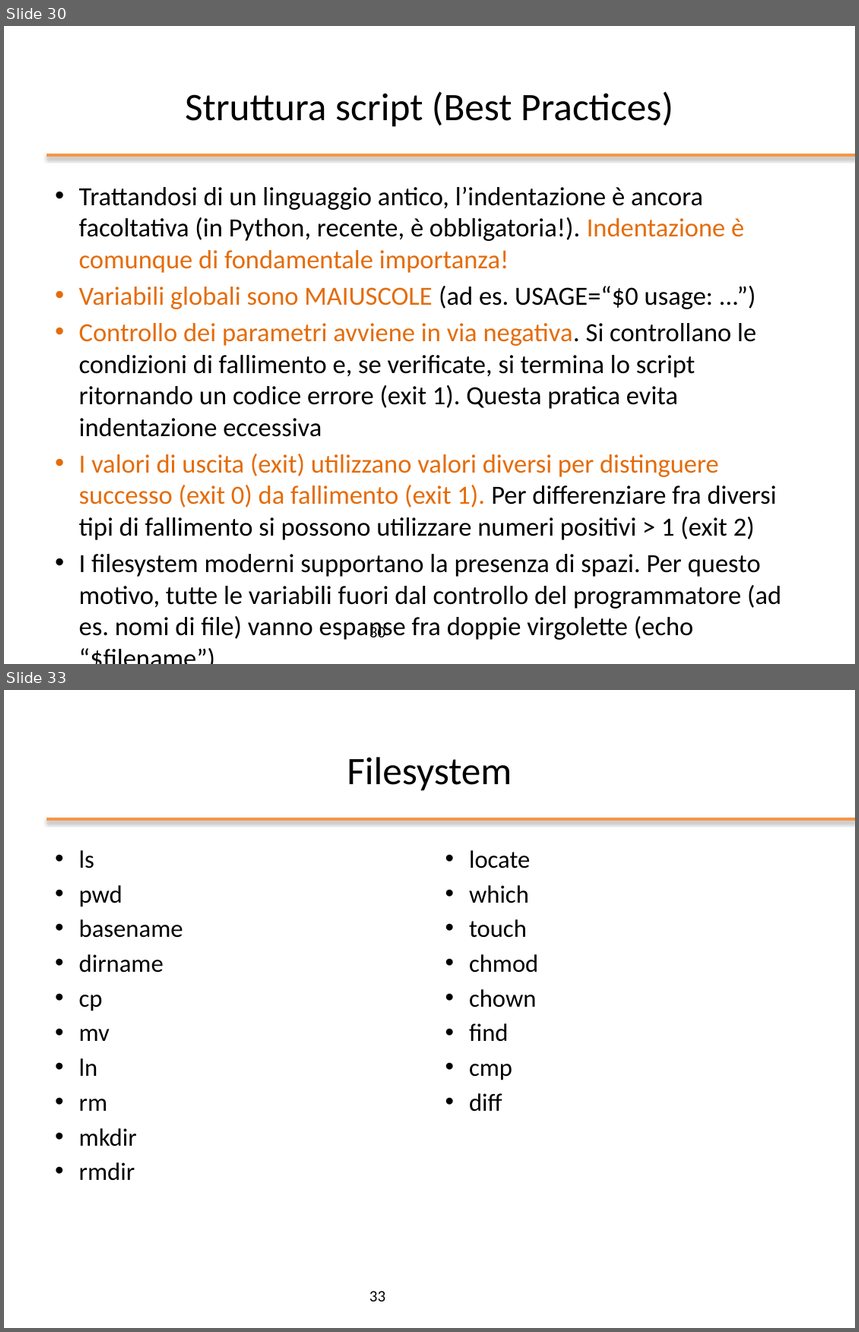
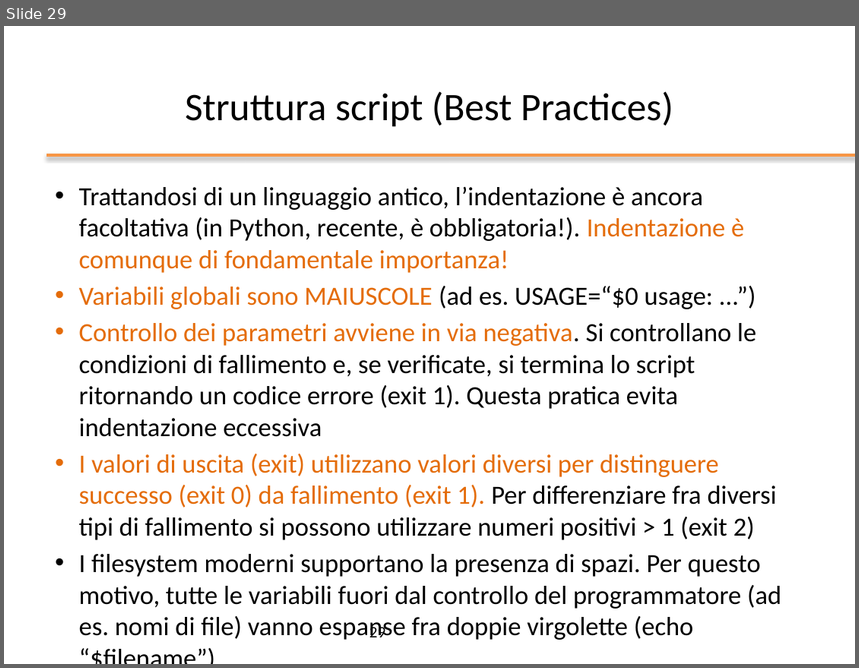
Before and after one commit to nbicocchi/operatingsystemsbsc, a slide deck: slides/ppt/03_Bash Scripting.pptx. Shown one above the other, each under a label of ours: slides 30 and 33 before the commit, slide 29 after it; the slides between them are not shown. The pictures are 859x1332 and 859x668 pixels, drawn with LibreOffice and Linux fonts; fonts in the diff are those of the drawing; background and template pictures are left out. Boxes give left, top, right and bottom in pixels: in the first picture for what was removed or moved away, otherwise in the second. Text is boxed around its words. In the diff, an @@ line names an element or a change of style, - is before the commit and + after.

```diff
--- a/slides/ppt/03_Bash Scripting.pptx
+++ b/slides/ppt/03_Bash Scripting.pptx
@@ slide 33 removed at bbox=[4, 690, 855, 1328], background #FFFFFF; not listed: 1 template element that a slide beside it also shows @@
@@ title removed at bbox=[347, 757, 512, 791] @@
-Filesystem
@@ text removed at bbox=[79, 850, 183, 1181] @@
-• ls
-• pwd
-• basename
-• dirname
-• cp
-• mv
-• ln
-• rm
-• mkdir
-• rmdir
@@ text removed at bbox=[469, 850, 538, 1112] @@
-• locate
-• which
-• touch
-• chmod
-• chown
-• find
-• cmp
-• diff
@@ page number removed at bbox=[370, 1291, 386, 1302] @@
-33
@@ what was slide 30 is now slide 29 @@
@@ page number at bbox=[370, 625, 386, 638]: text changed @@
-30
+29
```
Also in this commit, not shown: 3 slides changed, 7 other slides removed, 3 other files.
